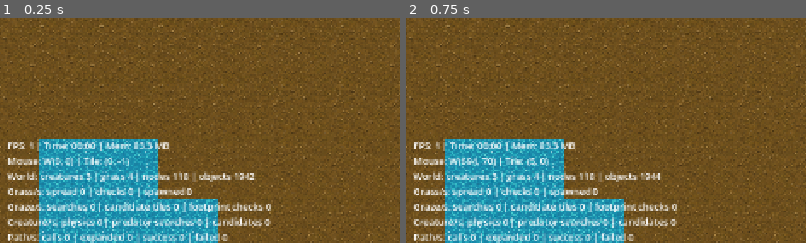
Above: before the commit, frames 1-2 (left to right).
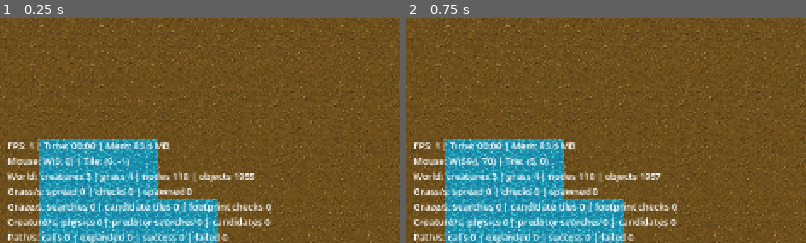
Above: after the commit, the same moments.

Repository: barldeko-lgtm/Dyna-Brazzers
Game: Godot game, scene res://scenes/main/main.tscn
Two runs of this game, one before a commit and one after it. Both use one fixed random seed, a clock stepped at 60 frames per second and the inputs below.
Inputs:
- Up to frame 1 (0.25 s): no input
- Up to frame 2 (0.75 s): click "x1" at 0.5 s
The pictures show only the part of the screen within x 0-50%, y 50-100%; the shares and areas given below are measured in that part.

The runs differ from the first frame. In frame 1, 0.1% of the frame differs, in the area x 36-64%, y 55-72%; in frame 2, less than 0.1%.

Commit message:
eat_anim+docs

Diff:
--- /dev/null
+++ b/data/animations/stegosaurus_eating_right_frames.tres
@@ -0,0 +1,58 @@
+[gd_resource type="SpriteFrames" load_steps=13 format=3]
+
+[ext_resource type="Texture2D" path="res://assets/sprites/creatures/stegosaurus/stegosaurus_eating_right_01.png" id="1_f1"]
+[ext_resource type="Texture2D" path="res://assets/sprites/creatures/stegosaurus/stegosaurus_eating_right_02.png" id="2_f2"]
+[ext_resource type="Texture2D" path="res://assets/sprites/creatures/stegosaurus/stegosaurus_eating_right_03.png" id="3_f3"]
+[ext_resource type="Texture2D" path="res://assets/sprites/creatures/stegosaurus/stegosaurus_eating_right_04.png" id="4_f4"]
+[ext_resource type="Texture2D" path="res://assets/sprites/creatures/stegosaurus/stegosaurus_eating_right_05.png" id="5_f5"]
+[ext_resource type="Texture2D" path="res://assets/sprites/creatures/stegosaurus/stegosaurus_eating_right_06.png" id="6_f6"]
+[ext_resource type="Texture2D" path="res://assets/sprites/creatures/stegosaurus/stegosaurus_eating_right_07.png" id="7_f7"]
+[ext_resource type="Texture2D" path="res://assets/sprites/creatures/stegosaurus/stegosaurus_eating_right_08.png" id="8_f8"]
+[ext_resource type="Texture2D" path="res://assets/sprites/creatures/stegosaurus/stegosaurus_eating_right_09.png" id="9_f9"]
+[ext_resource type="Texture2D" path="res://assets/sprites/creatures/stegosaurus/stegosaurus_eating_right_10.png" id="10_f10"]
+[ext_resource type="Texture2D" path="res://assets/sprites/creatures/stegosaurus/stegosaurus_eating_right_11.png" id="11_f11"]
+[ext_resource type="Texture2D" path="res://assets/sprites/creatures/stegosaurus/stegosaurus_eating_right_12.png" id="12_f12"]
+
+[resource]
+animations = [{
+"frames": [{
+"duration": 1.0,
+"texture": ExtResource("1_f1")
+}, {
+"duration": 1.0,
+"texture": ExtResource("2_f2")
+}, {
+"duration": 1.0,
+"texture": ExtResource("3_f3")
+}, {
+"duration": 1.0,
+"texture": ExtResource("4_f4")
+}, {
+"duration": 1.0,
+"texture": ExtResource("5_f5")
+}, {
+"duration": 1.0,
+"texture": ExtResource("6_f6")
+}, {
+"duration": 1.0,
+"texture": ExtResource("7_f7")
+}, {
+"duration": 1.0,
+"texture": ExtResource("8_f8")
+}, {
+"duration": 1.0,
+"texture": ExtResource("9_f9")
+}, {
+"duration": 1.0,
+"texture": ExtResource("10_f10")
+}, {
+"duration": 1.0,
+"texture": ExtResource("11_f11")
+}, {
+"duration": 1.0,
+"texture": ExtResource("12_f12")
+}],
+"loop": true,
+"name": &"default",
+"speed": 1.0
+}]
--- a/data/species/stegosaurus.tres
+++ b/data/species/stegosaurus.tres
@@ -12,6 +12,7 @@
 [ext_resource type="SpriteFrames" path="res://data/animations/stegosaurus_walk_right_frames.tres" id="10_walk_right_frames"]
 [ext_resource type="SpriteFrames" path="res://data/animations/stegosaurus_walk_up_frames.tres" id="11_walk_up_frames"]
 [ext_resource type="SpriteFrames" path="res://data/animations/stegosaurus_walk_up_right_frames.tres" id="12_walk_up_right_frames"]
+[ext_resource type="SpriteFrames" path="res://data/animations/stegosaurus_eating_right_frames.tres" id="13_eating_right_frames"]
 
 [resource]
 script = ExtResource("1_species_script")
@@ -26,7 +27,9 @@
 walk_right_frames = ExtResource("10_walk_right_frames")
 walk_up_frames = ExtResource("11_walk_up_frames")
 walk_up_right_frames = ExtResource("12_walk_up_right_frames")
+eating_right_frames = ExtResource("13_eating_right_frames")
 walk_animation_fps = 4.0
+eating_animation_fps = 4.0
 speed = 140.0
 max_health = 100.0
 starting_health = 100.0
--- a/scripts/creatures/behaviors/creature_visual_controller.gd
+++ b/scripts/creatures/behaviors/creature_visual_controller.gd
@@ -1,6 +1,7 @@
 extends RefCounted
 
 var creature: Node
+var last_faces_left := false
 
 
 func _init(owner_creature: Node) -> void:
@@ -23,15 +24,19 @@
 
 
 func can_use_walk_right_animation() -> bool:
-	return _has_valid_walk_animation(creature.species_data.walk_right_frames)
+	return _has_valid_animation(creature.species_data.walk_right_frames)
 
 
 func can_use_walk_up_animation() -> bool:
-	return _has_valid_walk_animation(creature.species_data.walk_up_frames)
+	return _has_valid_animation(creature.species_data.walk_up_frames)
 
 
 func can_use_walk_up_right_animation() -> bool:
-	return _has_valid_walk_animation(creature.species_data.walk_up_right_frames)
+	return _has_valid_animation(creature.species_data.walk_up_right_frames)
+
+
+func can_use_eating_right_animation() -> bool:
+	return _has_valid_animation(creature.species_data.eating_right_frames)
 
 
 func update_sprite_visual() -> void:
@@ -48,8 +53,20 @@
 	var is_vertical_dominant := abs_y > abs_x
 	var is_horizontal_dominant := abs_x > abs_y
 
+	_update_last_horizontal_facing(direction)
+
 	body_sprite.flip_h = false
 	body_sprite.visible = true
+
+	if creature.state == creature.State.EATING:
+		if _should_play_eating_animation() and can_use_eating_right_animation():
+			body_sprite.visible = false
+			set_walk_animation_active(true, last_faces_left, creature.species_data.eating_right_frames, creature.species_data.eating_animation_fps)
+			return
+
+		set_walk_animation_active(false)
+		_apply_static_texture(body_sprite, creature.species_data.right_texture, last_faces_left)
+		return
 
 	if abs_x <= 0.01 and abs_y <= 0.01:
 		set_walk_animation_active(false)
@@ -106,7 +123,7 @@
 	_apply_static_texture(body_sprite, creature.species_data.right_texture, faces_left)
 
 
-func set_walk_animation_active(active: bool, flip_h: bool = false, sprite_frames: SpriteFrames = null) -> void:
+func set_walk_animation_active(active: bool, flip_h: bool = false, sprite_frames: SpriteFrames = null, animation_fps: float = -1.0) -> void:
 	var walk_sprite := _get_walk_sprite()
 	if walk_sprite == null:
 		return
@@ -119,7 +136,7 @@
 
 		walk_sprite.visible = true
 		walk_sprite.flip_h = flip_h
-		walk_sprite.speed_scale = max(float(creature.species_data.walk_animation_fps), 0.0)
+		walk_sprite.speed_scale = max(_get_animation_fps(animation_fps), 0.0)
 
 		if walk_sprite.sprite_frames != sprite_frames:
 			walk_sprite.sprite_frames = sprite_frames
@@ -158,7 +175,11 @@
 	return creature.state == creature.State.WALK or creature.state == creature.State.SEEK_FOOD
 
 
-func _has_valid_walk_animation(sprite_frames: SpriteFrames) -> bool:
+func _should_play_eating_animation() -> bool:
+	return creature.state == creature.State.EATING
+
+
+func _has_valid_animation(sprite_frames: SpriteFrames) -> bool:
 	if sprite_frames == null:
 		return false
 
@@ -176,6 +197,22 @@
 	return true
 
 
+func _get_animation_fps(animation_fps: float) -> float:
+	if animation_fps >= 0.0:
+		return animation_fps
+
+	return float(creature.species_data.walk_animation_fps)
+
+
+func _update_last_horizontal_facing(direction: Vector2) -> void:
+	if direction.x < -0.01:
+		last_faces_left = true
+		return
+
+	if direction.x > 0.01:
+		last_faces_left = false
+
+
 func _apply_static_texture(body_sprite: Sprite2D, texture: Texture2D, flip_h: bool) -> void:
 	if texture == null:
 		return
--- a/scripts/creatures/creature_species_data.gd
+++ b/scripts/creatures/creature_species_data.gd
@@ -22,7 +22,9 @@
 @export var walk_right_frames: SpriteFrames
 @export var walk_up_frames: SpriteFrames
 @export var walk_up_right_frames: SpriteFrames
+@export var eating_right_frames: SpriteFrames
 @export var walk_animation_fps := 6.0
+@export var eating_animation_fps := 4.0
 
 # Balance: combat and survival.
 @export var speed := 140.0
Binary file added: assets/sprites/creatures/stegosaurus/stegosaurus_eating_right_01.png
Not shown, added: assets/sprites/creatures/stegosaurus/stegosaurus_eating_right_01.png.import
Binary file added: assets/sprites/creatures/stegosaurus/stegosaurus_eating_right_02.png
Not shown, added: assets/sprites/creatures/stegosaurus/stegosaurus_eating_right_02.png.import
Binary file added: assets/sprites/creatures/stegosaurus/stegosaurus_eating_right_03.png
Not shown, added: assets/sprites/creatures/stegosaurus/stegosaurus_eating_right_03.png.import
Binary file added: assets/sprites/creatures/stegosaurus/stegosaurus_eating_right_04.png
Not shown, added: assets/sprites/creatures/stegosaurus/stegosaurus_eating_right_04.png.import
Binary file added: assets/sprites/creatures/stegosaurus/stegosaurus_eating_right_05.png
Not shown, added: assets/sprites/creatures/stegosaurus/stegosaurus_eating_right_05.png.import
Binary file added: assets/sprites/creatures/stegosaurus/stegosaurus_eating_right_06.png
Not shown, added: assets/sprites/creatures/stegosaurus/stegosaurus_eating_right_06.png.import
(and 15 more such lines)
